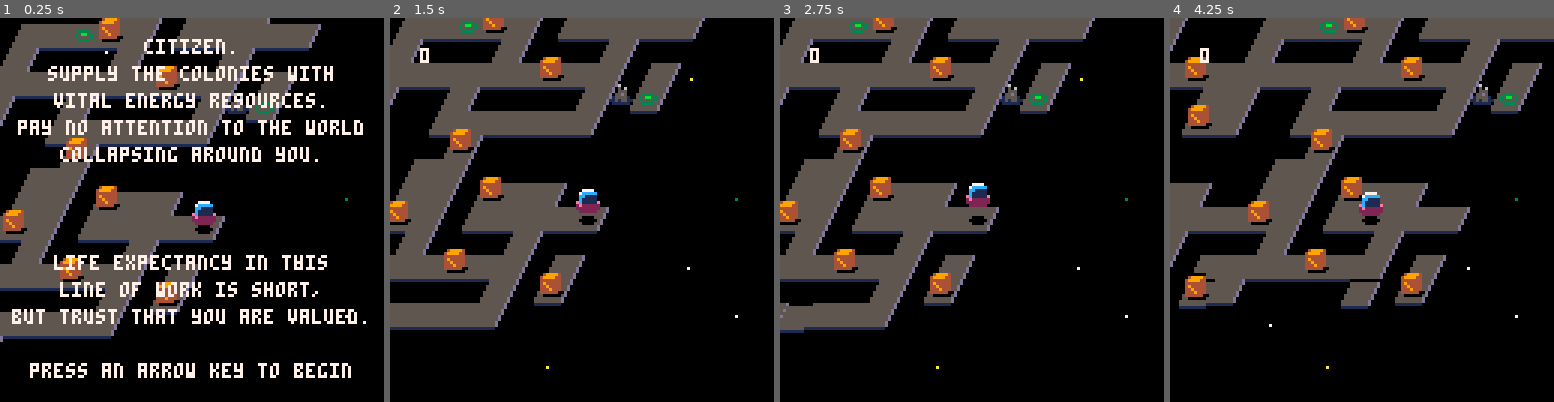
Above: before the commit, frames 1-4 (left to right).
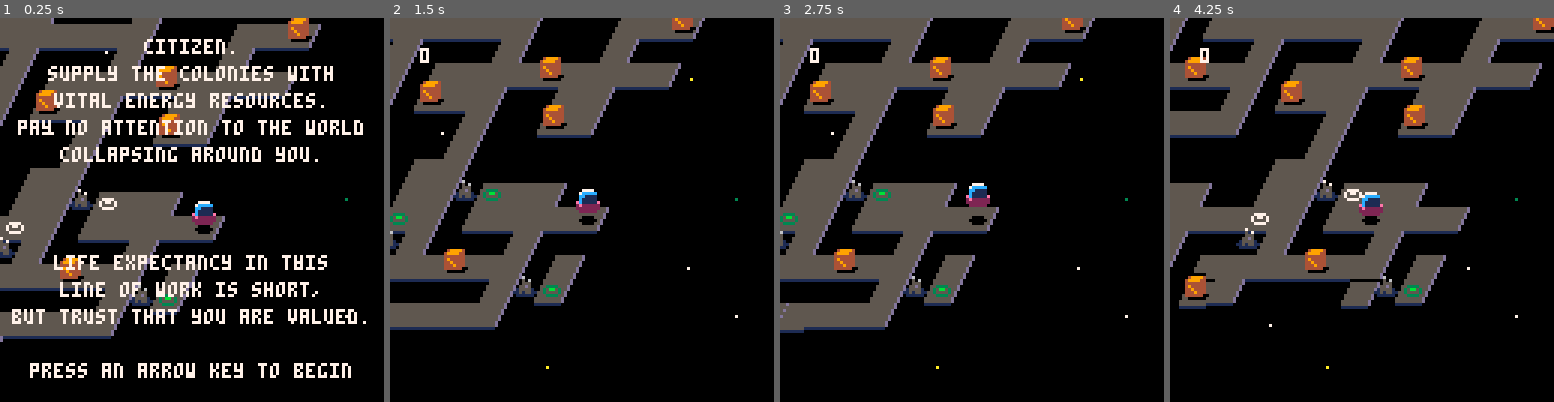
Above: after the commit, the same moments.

Repository: t-mw/superstar
Game: PICO-8 cartridge ld43.p8
Same seed, same stepped clock (60 frames per second), same inputs: the game is played once before the commit and once after it.
Inputs:
- Up to frame 1 (0.25 s): no input
- Up to frame 2 (1.5 s): tap X (X key) at 0.33, 1.07 s; tap O (Z key) at 0.7 s
- Up to frame 3 (2.75 s): hold Right 1.6-2.1 s; tap O (Z key) at 1.7, 2.1, 2.5 s; tap X (X key) at 1.85 s; hold Up 2.15-2.42 s; hold Right from 2.47 s (still down)
- Up to frame 4 (4.25 s): tap O (Z key) every 0.4 s from 2.9 to 4.1 s; tap X (X key) at 2.97, 4.08 s; release Right at 3.03 s; hold Left 3.08-3.58 s; hold Down 3.63-3.97 s; hold Right from 4.02 s (still down)

The runs differ from the first frame. In frame 1, 7.9% of the frame differs, in the area x 0-82%, y 0-75%; in frame 2, 8.1%; in frame 3, 8.1%; in frame 4, 10%, in the area x 0-100%, y 0-73%.

Commit message:
Small tweaks

Diff:
--- a/ld43.p8
+++ b/ld43.p8
@@ -5,14 +5,15 @@
 local template_size = { width = 8, height = 8 }
 local map_size = {
    width = 2 * template_size.width,
-   height = 20 * template_size.height
+   height = 60 * template_size.height
 }
 local max_move_timer = 5
-local max_player_length = 20
+local max_player_length = 50
 local max_collapse_timer = 50
 local max_recent_score_timer = 20
 local max_tile_collapse_timer = 40
 local game_over_show_time = 20
+local player_collapse_threshold = 18
 local star_map = {
    tx = 24,
    ty = 0,
@@ -249,6 +250,10 @@
    return tail_item.is_emptying
 end
 
+function is_high_value(value)
+   return value >= 20
+end
+
 function get_tail_sprite(tail_item, player_position)
    local value = get_tail_value(tail_item, player_position)
    if value < 10 then
@@ -374,7 +379,7 @@
          is_source_tile_type(get_tail_tile_type(tail_item)) then
             local value = get_tail_value(tail_item, player.positions[1])
             state.score += value
-            sfx(26)
+            sfx(is_high_value(value) and 28 or 26)
 
             add(state.recent_scores, {
                    value = value,
@@ -434,7 +439,7 @@
 
       local player_tx, player_ty = get_player_tile(player)
       local prev_ty = state.collapsing_ty
-      local max_ty = player_ty + 20
+      local max_ty = player_ty + player_collapse_threshold
       if state.collapsing_ty > max_ty then
          state.collapsing_ty = max_ty
       else
@@ -443,7 +448,7 @@
 
       -- random tile
       local tx = flr(rnd(map_size.width + 1))
-      local ty = flr(rnd(map_size.height + 1))
+      local ty = state.collapsing_ty - flr(rnd(player_collapse_threshold))
 
       if is_tile_empty(tx, ty, map) then
          add(state.collapsing_tiles, { tx = tx, ty = ty, time = state.time })
Not shown, changed: the sound effects (__sfx__) section of ld43.p8
